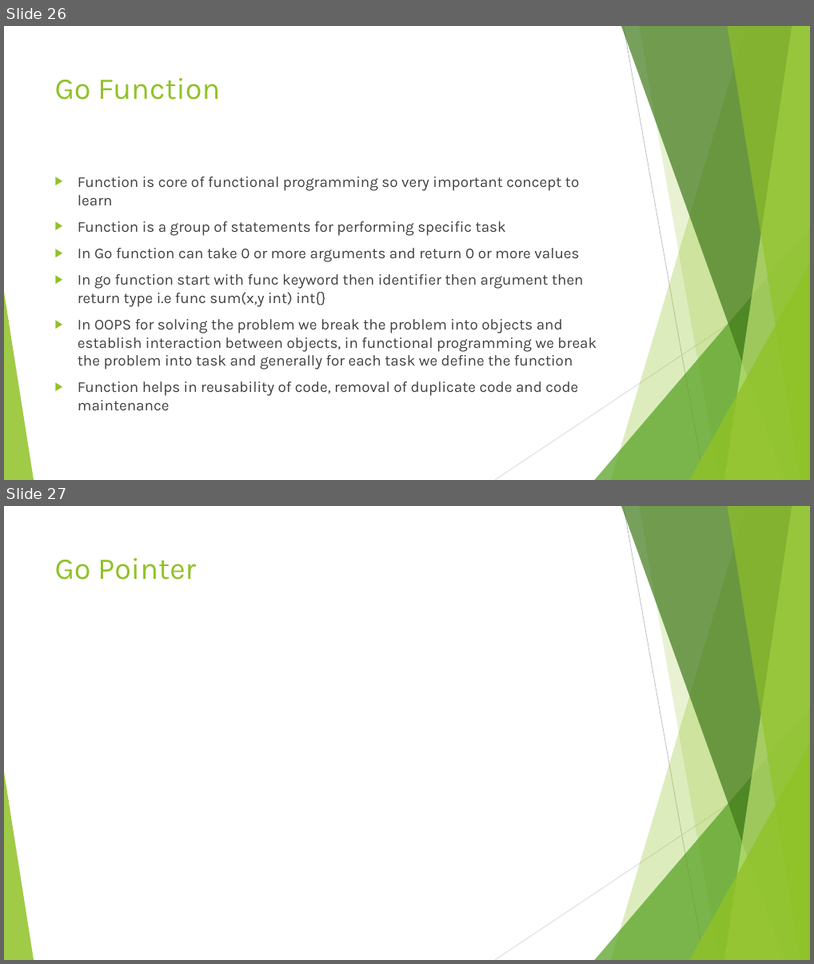
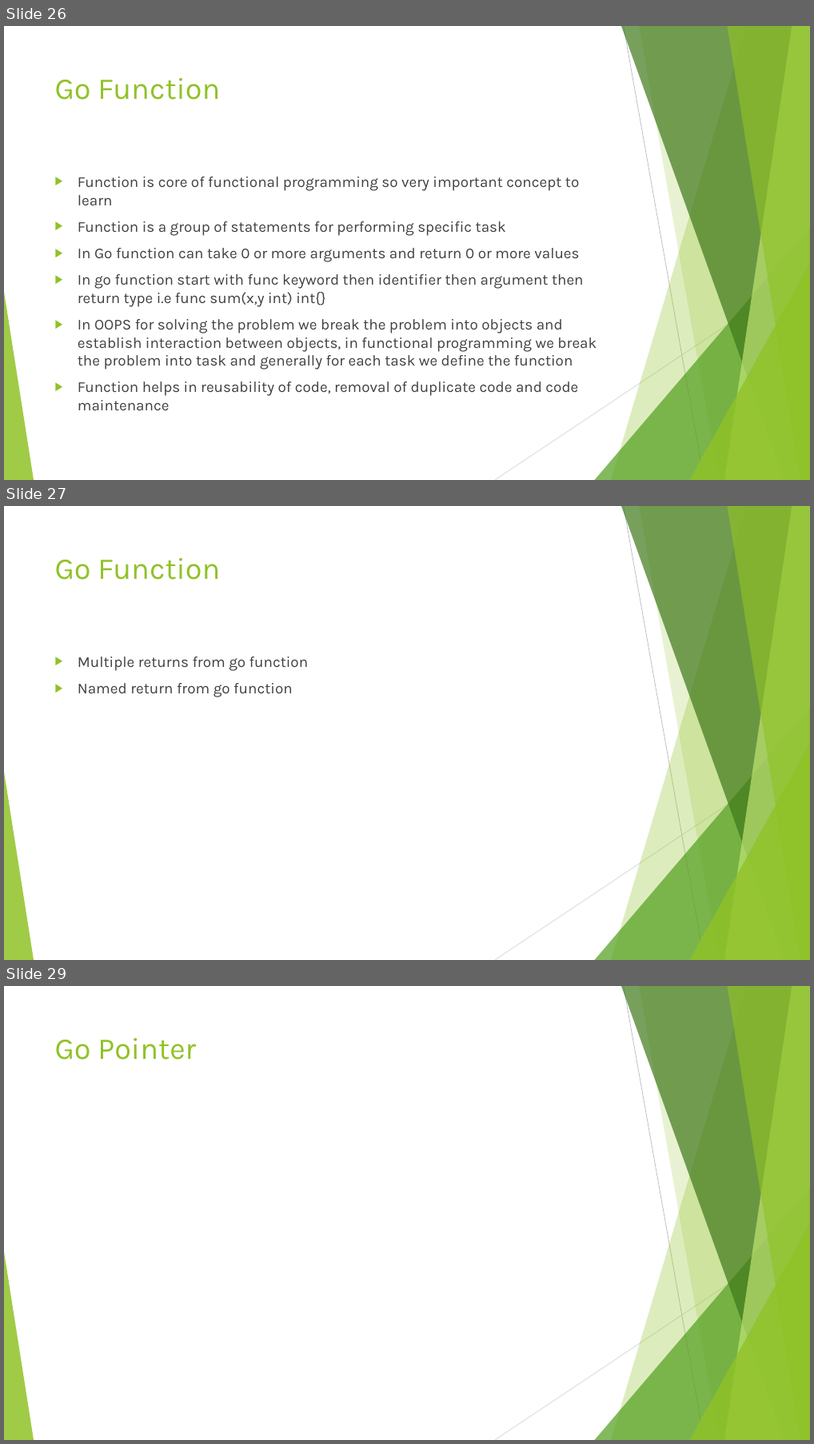
Before and after one commit to vivekdubeydeveloper/goquickstart, a slide deck: goquickstart.pptx. Shown one above the other, each under a label of ours: slides 26 and 27 before the commit, slides 26, 27 and 29 after it; the slides between them are not shown. The pictures are 814x964 and 814x1444 pixels, drawn with LibreOffice and Linux fonts; fonts in the diff are those of the drawing. Boxes give left, top, right and bottom in pixels: in the first picture for what was removed or moved away, otherwise in the second. Text is boxed around its words. In the diff, an @@ line names an element or a change of style, - is before the commit and + after.

```diff
--- a/goquickstart.pptx
+++ b/goquickstart.pptx
@@ slide 27 added at bbox=[4, 506, 810, 960], background #FFFFFF; not listed: 10 template elements that a slide beside it also shows @@
@@ title added at bbox=[55, 558, 220, 580], 36 pt, text #90C226 @@
+Go Function
@@ text added at bbox=[78, 656, 308, 697], 18 pt, text #404040 @@
+▶ Multiple returns from go function
+▶ Named return from go function
@@ what was slide 27 is now slide 29 @@
```
Also in this commit, not shown: 1 other slide added, 1 other file.
